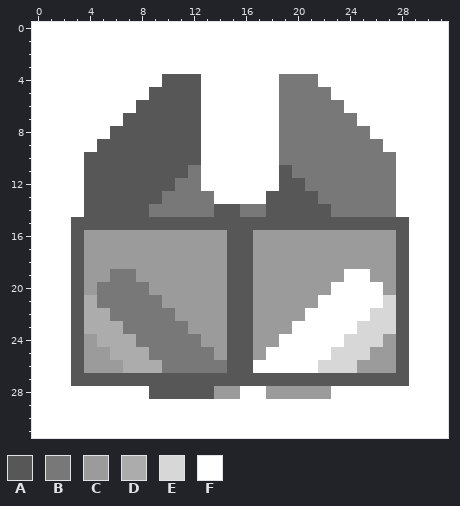
Two states of a pixel-art sprite, shapezdustry-master/sprites/blocks/turrets/circle-duo.png. Above, as it was before the edit.
The file is 32x32 pixels. Colours within 5 levels of each other are drawn and written as one.
Palette (. is transparent): A #575757  B #787878  C #9b9b9b  D #acacac  E #d7d7d7  F #ffffff
Pixels before, first column x 0:
 0 FFFFFFFFFFFFFFFFFFFFFFFFFFFFFFFF
 1 FFFFFFFFFFFFFFFFFFFFFFFFFFFFFFFF
 2 FFFFFFFFFFFFFFFFFFFFFFFFFFFFFFFF
 3 FFFFFFFFFFFFFFFFFFFFFFFFFFFFFFFF
 4 FFFFFFFFFFAAAFFFFFFBBBFFFFFFFFFF
 5 FFFFFFFFFAAAAFFFFFFBBBBFFFFFFFFF
 6 FFFFFFFFAAAAAFFFFFFBBBBBFFFFFFFF
 7 FFFFFFFAAAAAAFFFFFFBBBBBBFFFFFFF
 8 FFFFFFAAAAAAAFFFFFFBBBBBBBFFFFFF
 9 FFFFFAAAAAAAAFFFFFFBBBBBBBBFFFFF
10 FFFFAAAAAAAAAFFFFFFBBBBBBBBBFFFF
11 FFFFAAAAAAAABFFFFFFABBBBBBBBFFFF
12 FFFFAAAAAAABBFFFFFFAABBBBBBBFFFF
13 FFFFAAAAAABBBBFFFFAAAABBBBBBFFFF
14 FFFFAAAAABBBBBAABBAAAAABBBBBFFFF
15 FFFAAAAAAAAAAAAAAAAAAAAAAAAAAFFF
16 FFFACCCCCCCCCCCAACCCCCCCCCCCAFFF
17 FFFACCCCCCCCCCCAACCCCCCCCCCCAFFF
18 FFFACCCCCCCCCCCAACCCCCCCCCCCAFFF
19 FFFACCBBCCCCCCCAACCCCCCCFFCCAFFF
20 FFFACBBBBCCCCCCAACCCCCCFFFFCAFFF
21 FFFADBBBBBCCCCCAACCCCCFFFFFEAFFF
22 FFFADDBBBBBCCCCAACCCCFFFFFEEAFFF
23 FFFADDDBBBBBCCCAACCCFFFFFEEEAFFF
24 FFFACDDDBBBBBCCAACCFFFFFEEECAFFF
25 FFFACCDDDBBBBBCAACFFFFFEEECCAFFF
26 FFFACCCDDDBBBBBAAFFFFFEEECCCAFFF
27 FFFAAAAAAAAAAAAAAAAAAAAAAAAAAFFF
28 FFFFFFFFFAAAAACCFFCCCCCFFFFFFFFF
29 FFFFFFFFFFFFFFFFFFFFFFFFFFFFFFFF
30 FFFFFFFFFFFFFFFFFFFFFFFFFFFFFFFF
31 FFFFFFFFFFFFFFFFFFFFFFFFFFFFFFFF
The result:
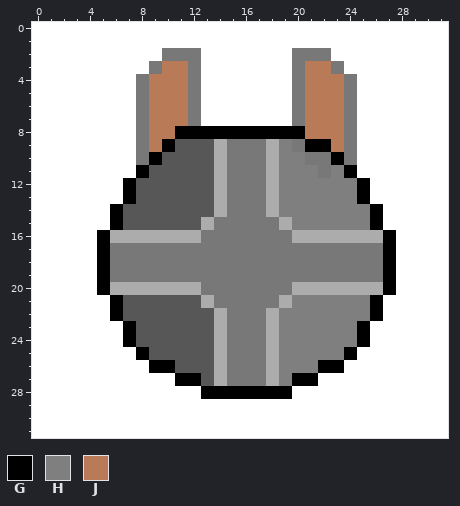
Colours new in this view: G #000000  H #7f7f7f  J #b97a57
Log entry: Remade Circle duo sprite prototype since I though circle=square the first time around =p
Edits made:
Changed rows in their new state; - is an unchanged pixel.
first column x 3:
 2 -------BBB-------BBB------
 3 ------BJJB-------BJJB-----
 4 -----BJJJB------F-JJJB----
 5 -----BJJJB------F-JJJB----
 6 -----BJJJB------F-JJJB----
 7 ----FBJJJB------F-JJJ-----
 8 ---FFBJJGGGGGGGGGGJJJ-F---
 9 --FFFBJG--ADBBBDH-GGJ-FF--
10 -FFFFBG---ADBBBDHH--G-FFF-
11 -FFFFG---AADBBBDHHH-HGFFF-
12 -FFFG---AAADBBBDHHHHHHGFF-
13 -FFFG--AAAADBBBDHHHHHHGFF-
14 -FFG--AAAAADB--DHHHHHHHGF-
15 FFFG------DBBBBBDHHHHHHGFF
16 FFGDDDDDDDBBBBBBBDDDDDDDGF
17 FFGBBBBBBBBBBBBBBBBBBBBBGF
18 FFGBBBBBBBBBBBBBBBBBBBBBGF
19 FFG--BBBBBBBBBBBBBBBBBBBGF
20 FFGDDDDDDDBBBBBBBDDDDDDDGF
21 FFFGAAAAAADBBBBBDHHHHHHGFF
22 FFFGAAAAAAADBBBDHHHHHHHGFF
23 FFFFGAAAAAADBBBDHHHHHHGFFF
24 FFFFGAAAAAADBBBDHHHHHHGFFF
25 FFFFFGAAAAADBBBDHHHHHGFFFF
26 FFFFFFGGAAADBBBDHHHGGFFFFF
27 FFFFFFFFGG-DBBBDHGGFFFFFFF
28 ------FFFFGGGGGGGFFF------
Pixel boxes of the changes (left, top, right, bottom) in both pictures:
changed: (71, 48, 409, 399)
